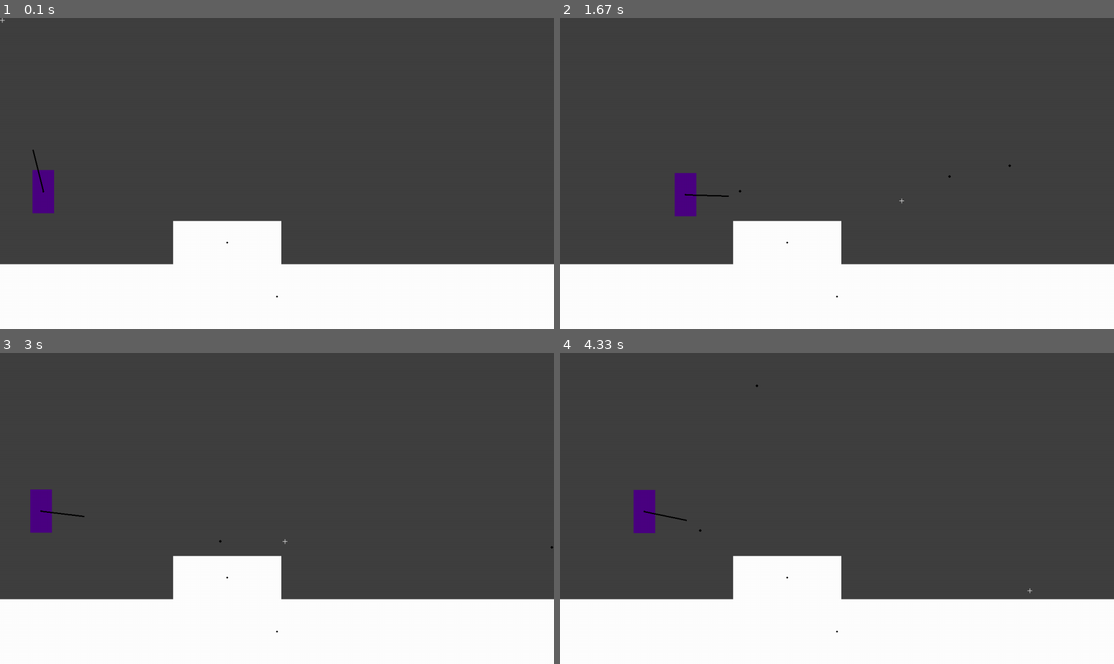
Above: before the commit, frames 1-4 (two rows, left to right).
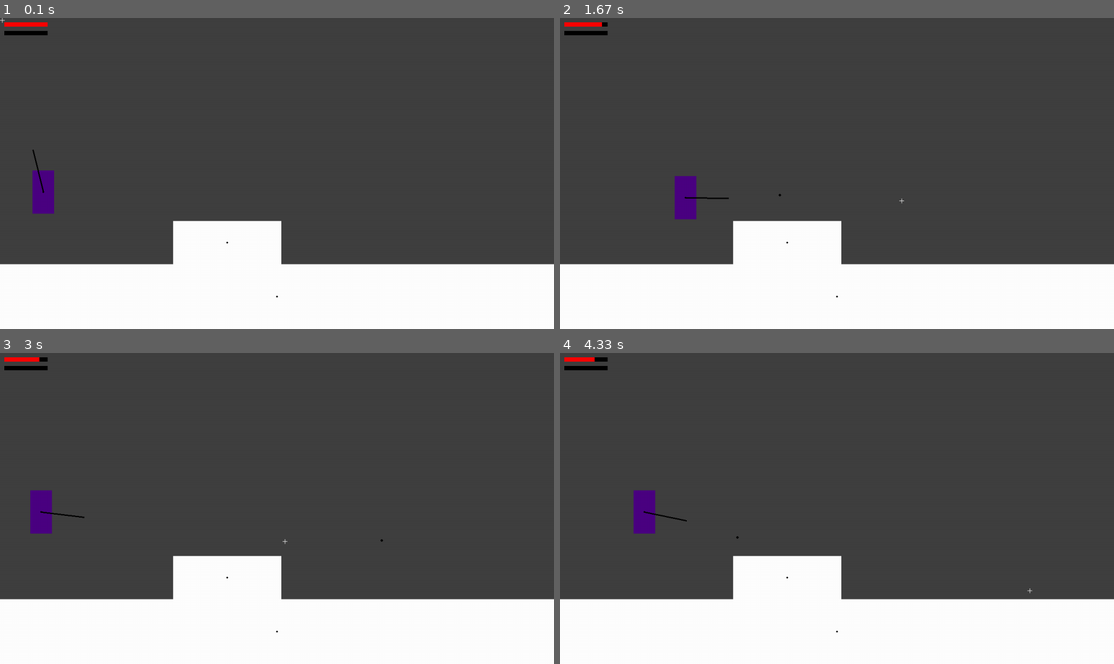
Above: after the commit, the same moments.

Repository: Jacob1Carter/PygamePlatformerTemplate
Game: pygame game, started from main.py
The game is run twice, just before and just after one commit, with the same random seed, the same clock (stepped at 60 frames per second) and the same inputs.
Inputs (mouse positions are in pixels of both pictures, inside the frame that each line leads up to):
- Up to frame 1 (0.1 s): no input
- Up to frame 2 (1.67 s): press the mouse at (1014, 164) at 0.37 s; move the mouse to (925, 179) at 0.47 s; release the mouse at (837, 195) at 0.6 s; tap Space at 0.67, 1.07, 1.37, 1.57 s; hold D 1-1.47 s; click (665, 245) at 1.08 s; hold D from 1.5 s (still down); click (903, 201) at 1.58 s
- Up to frame 3 (3 s): tap Space at 1.87, 2.07, 2.37, 2.63, 2.93 s; release D at 1.97 s; hold A 2-2.53 s; click (144, 446) at 2.08 s; hold A 2.57-2.97 s; click (282, 539) at 2.65 s
- Up to frame 4 (4.33 s): hold D 3-3.63 s; tap Space at 3.07, 3.37, 3.73, 4.03, 4.23 s; click (1047, 626) at 3.08 s; hold A 3.67-4.13 s; click (748, 405) at 3.75 s; hold D from 4.17 s (still down); click (1030, 589) at 4.25 s

The runs differ from the first frame. In frame 1, 0.2% of the frame differs, in the area x 0-10%, y 1-57%; in frame 2, 0.4%, in the area x 0-82%, y 1-65%; in frame 3, 0.3%; in frame 4, 0.3%.

Commit message:
ammo and reload

Diff:
--- a/entities.py
+++ b/entities.py
@@ -1,6 +1,7 @@
 #   entities.py
 import pygame
 
+from ui import Bar
 from const import COLOURS
 
 import math
@@ -51,12 +52,14 @@
         self.active_fall_time = 0
         self.terminal_fall_time = 0.9*game.fps
 
+        self.ui = []
+
         self.gun = self.Gun(self)
 
-    def check_state(self, entities):
+    def check_state(self):
         self.jump_done = False
         self.fall_done = False
-        for entity in entities:
+        for entity in self.game.active_scene.active_entities:
             if isinstance(entity, Foreground):
                 if self.bottom < entity.top:
                     if self.state == "jump":
@@ -93,7 +96,9 @@
                                 self.y = entity.top - self.height // 2
                                 self.state = "idle"
 
-    def move(self, keys_pressed, mouse_pressed, mousex, mousey):
+    def update(self, keys_pressed, mouse_pressed, mousex, mousey):
+        self.check_state()
+
         if keys_pressed[pygame.K_SPACE]:
             if self.state == "idle":
                 self.state = "jump"
@@ -113,7 +118,10 @@
         elif self.state == "fall":
             self.y += self.game.active_scene.gravity*self.gravity * normalizer(self.active_fall_time, self.terminal_fall_time)
 
-        self.gun.move(mouse_pressed, mousex, mousey)
+        self.gun.update(mouse_pressed, mousex, mousey)
+
+    def update_ui(self):
+        pass
 
     def display(self, win):
         self.left = self.x - self.width // 2
@@ -149,7 +157,18 @@
             self.max_cooldown = 0.1*player.game.fps
             self.cooldown = 0
 
-        def move(self, mouse_pressed, mousex, mousey):
+            self.max_ammo = 30
+            self.ammo = self.max_ammo
+
+            self.reload_speed = 1*player.game.fps
+            self.reload_time = 0
+
+            self.state = "active"
+
+            player.ui.append(Bar(self, "ammo", self.ammo, self.max_ammo, COLOURS.black, COLOURS.red, 10, 10, True))
+            player.ui.append(Bar(self, "reload", self.reload_time, self.reload_speed, COLOURS.black, COLOURS.blue, 10, 30))
+
+        def update(self, mouse_pressed, mousex, mousey):
             self.x = self.player.x
             self.y = self.player.y
             self.angle = calculate_angle(self.x, self.y, mousex, mousey)
@@ -158,15 +177,47 @@
                 self.cooldown -= 1
             else:
                 if mouse_pressed[0]:
-                    self.bullets.append(self.Bullet(self))
-                    self.cooldown = self.max_cooldown
+                    if self.ammo > 0:
+                        self.shoot()
+                    elif self.reload_time == 0:
+                        self.state = "reload"
+                        self.reload_time = self.reload_speed
                 elif self.cooldown != 0:
                     self.cooldown = 0
 
+            print(self.ammo)
+
+            if self.state == "reload":
+                if self.reload_time <= 0:
+                    self.ammo = self.max_ammo
+                    self.reload_time = 0
+                    self.state = "active"
+                else:
+                    self.reload_time -= 1
+
             for bullet in self.bullets:
-                bullet.move()
-                if bullet.x < 0 or bullet.x > self.player.game.display.resolution[0] or bullet.y < 0 or bullet.y > self.player.game.display.resolution[1]:
+                bullet.update()
+
+                if not bullet.active:
                     self.bullets.remove(bullet)
+
+            self.update_ui()
+
+        def update_ui(self):
+            for ui in self.player.ui:
+                if ui.owner == self:
+                    if isinstance(ui, Bar):
+                        if ui.tag == "ammo":
+                            ui.current = self.ammo
+                            ui.maximum = self.max_ammo
+                        elif ui.tag == "reload":
+                            ui.current = self.reload_time
+                            ui.maximum = self.reload_speed
+
+        def shoot(self):
+            self.bullets.append(self.Bullet(self))
+            self.cooldown = self.max_cooldown
+            self.ammo -= 1
 
         def display(self, win):
             pygame.draw.line(
@@ -193,12 +244,24 @@
                 self.y = gun.y + gun.height * math.sin(math.radians(gun.angle))
                 self.width = 3
                 self.height = 3
-                self.speed = 1300/self.gun.player.game.fps
+                self.speed = 3400/self.gun.player.game.fps
                 self.angle = gun.angle
-
-            def move(self):
+                self.active = True
+
+            def update(self):
                 self.x += self.speed * math.cos(math.radians(self.angle))
                 self.y += self.speed * math.sin(math.radians(self.angle))
+
+                if self.x < 0 or self.x > self.gun.player.game.display.resolution[0] or self.y < 0 or self.y > self.gun.player.game.display.resolution[1]:
+                    self.active = False
+
+                for entity in self.gun.player.game.active_scene.active_entities:
+                    if isinstance(entity, Foreground):
+                        if entity.left < self.x < entity.right and entity.top < self.y < entity.bottom:
+                            self.active = False
+
+            def update_ui(self):
+                pass
 
             def display(self, win):
                 pygame.draw.circle(
@@ -212,6 +275,7 @@
 class Foreground:
     def __init__(self, left=-1, top=-1, width=-1, height=-1, resolution=None):
         self.colour = COLOURS.white
+        self.ui = []
 
         if width == -1:
             self.width = resolution[0]
@@ -238,7 +302,10 @@
         self.right = self.left + self.width
         self.bottom = self.top + self.height
 
-    def move(self, keys_pressed, mouse_pressed, mousex, mousey):
+    def update(self, keys_pressed, mouse_pressed, mousex, mousey):
+        pass
+
+    def update_ui(self):
         pass
 
     def display(self, win):
--- a/game.py
+++ b/game.py
@@ -36,6 +36,10 @@
             #   Reticule
             reticule.display(mousex, mousey, self.win)
 
+            for entity in self.game.active_scene.active_entities:
+                for ui in entity.ui:
+                    ui.display(self.win)
+
     class Scene:
         def __init__(self, game):
             self.gravity = 10
--- a/main.py
+++ b/main.py
@@ -27,10 +27,7 @@
         #   Game loop
 
         for entity in game.active_scene.active_entities:
-            entity.move(keys_pressed, mouse_pressed, mousex, mousey)
-
-            if isinstance(entity, Player):
-                entity.check_state(game.active_scene.active_entities)
+            entity.update(keys_pressed, mouse_pressed, mousex, mousey)
 
         #   refresh display and loop for next frame
         game.display.refresh(mousex, mousey)
--- a/ui.py
+++ b/ui.py
@@ -49,4 +49,38 @@
             self.dot
         )  # dot
 
+
+class Bar:
+    def __init__(self, owner, tag, current, maximum, colour_active, colour_inactive, left, top, reverse=False):
+        self.owner = owner
+        self.tag = tag
+        self.width = 100
+        self.height = 10
+        self.thickness = 3
+        self.current = current
+        self.maximum = maximum
+        self.colour_active = colour_active
+        self.colour_inactive = colour_inactive
+        self.left = left
+        self.top = top
+        self.right = self.left + self.width
+        self. bottom = self.top + self.height
+        self.reverse = reverse
+
+    def display(self, win):
+        pygame.draw.rect(
+            win,
+            self.colour_inactive if self.reverse else self.colour_active,
+            (self.left, self.top, self.width, self.height)
+        )
+        pygame.draw.rect(
+            win,
+            self.colour_active if self.reverse else self.colour_inactive,
+            (
+                self.right - int(self.width * (1 - self.current / self.maximum)) if self.reverse else self.left,
+                self.top,
+                self.width * (0 if self.current == 0 and not self.reverse else (1 - self.current / self.maximum)),
+                self.height
+            )
+        )
 #   /ui.py
